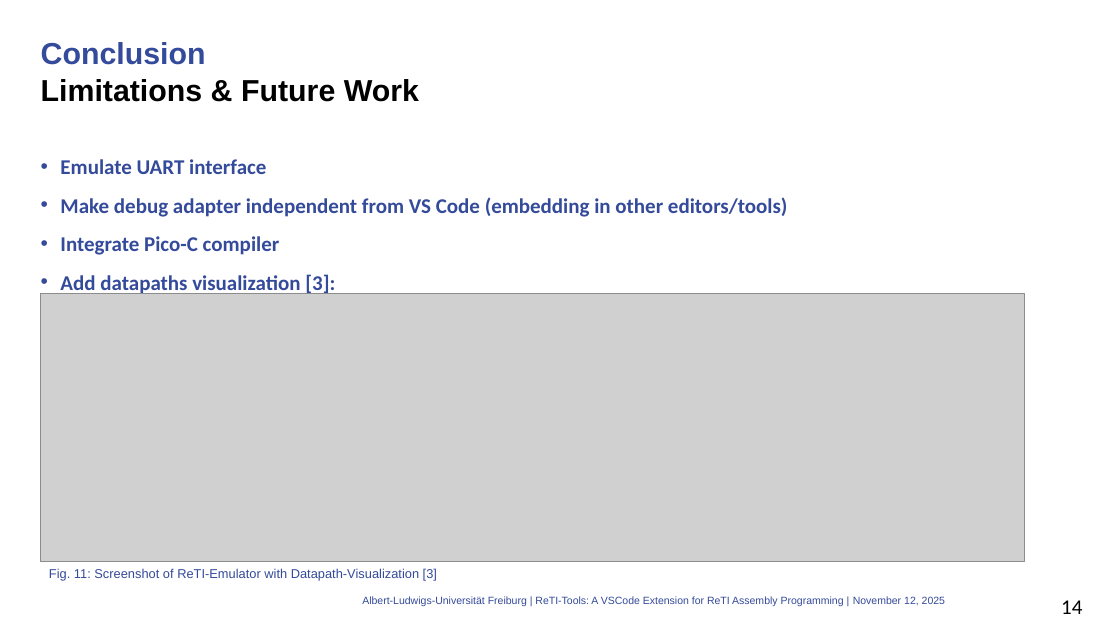
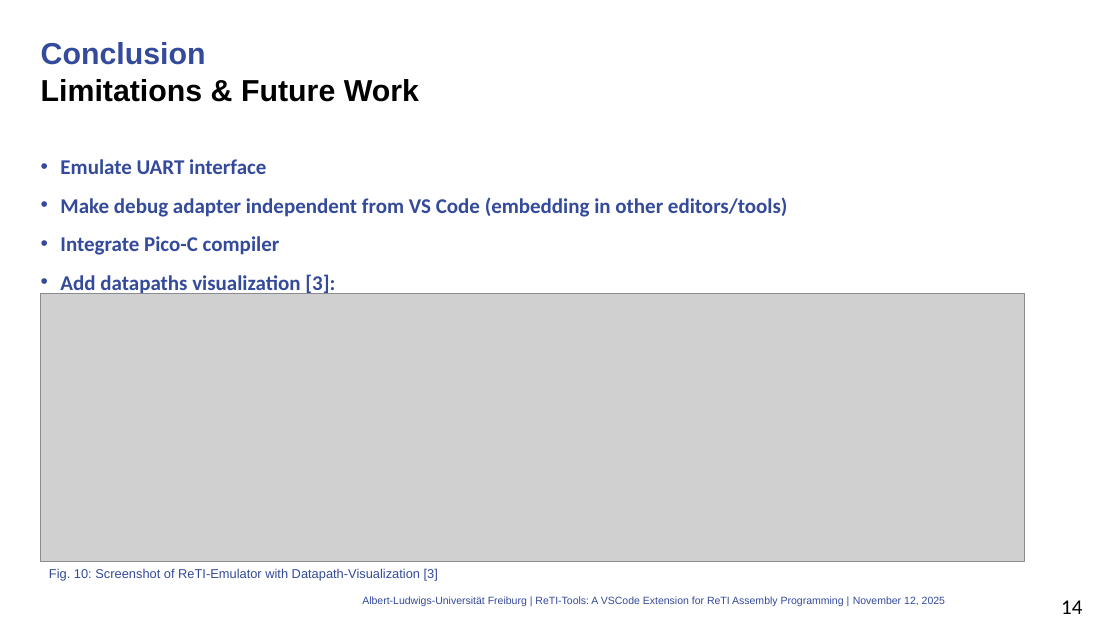
Before and after one commit to mlt279/vscode-reti, a slide deck: slide 14 of presentation/thesis/presentation_thesis.pptx. Drawn at 1120x630 pixels with LibreOffice and Linux fonts; fonts in the diff are those of the drawing; grey boxes stand for pictures; background and template pictures are left out. Boxes give left, top, right and bottom in pixels: in the first picture for what was removed or moved away, otherwise in the second. Text is boxed around its words. In the diff, an @@ line names an element or a change of style, - is before the commit and + after.

```diff
--- a/presentation/thesis/presentation_thesis.pptx
+++ b/presentation/thesis/presentation_thesis.pptx
@@ text at box(49, 568, 438, 580): text changed @@
-Fig. 11: Screenshot of ReTI-Emulator with Datapath-Visualization [3]
+Fig. 10: Screenshot of ReTI-Emulator with Datapath-Visualization [3]
```
Also in this commit, not shown: 13 other slides changed, 3 other files.
